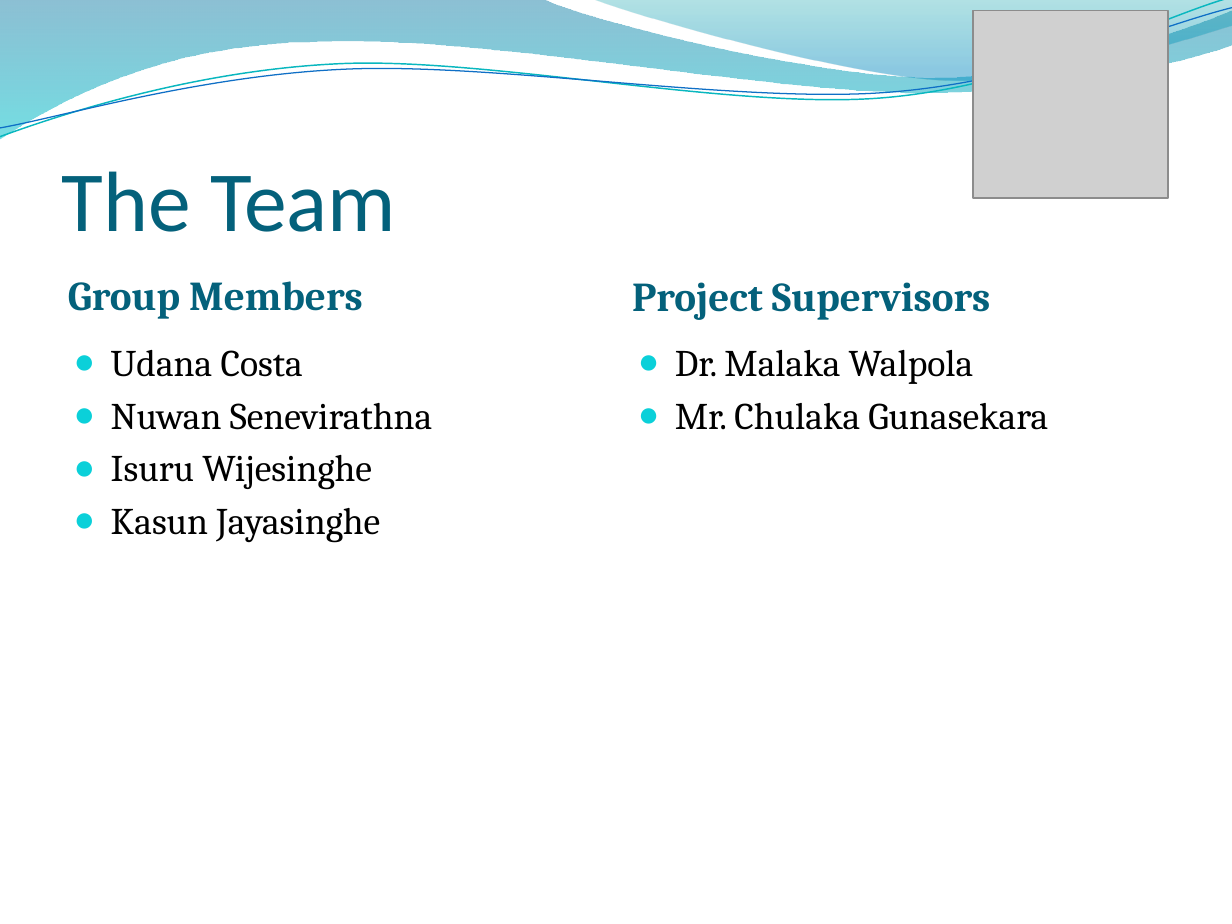
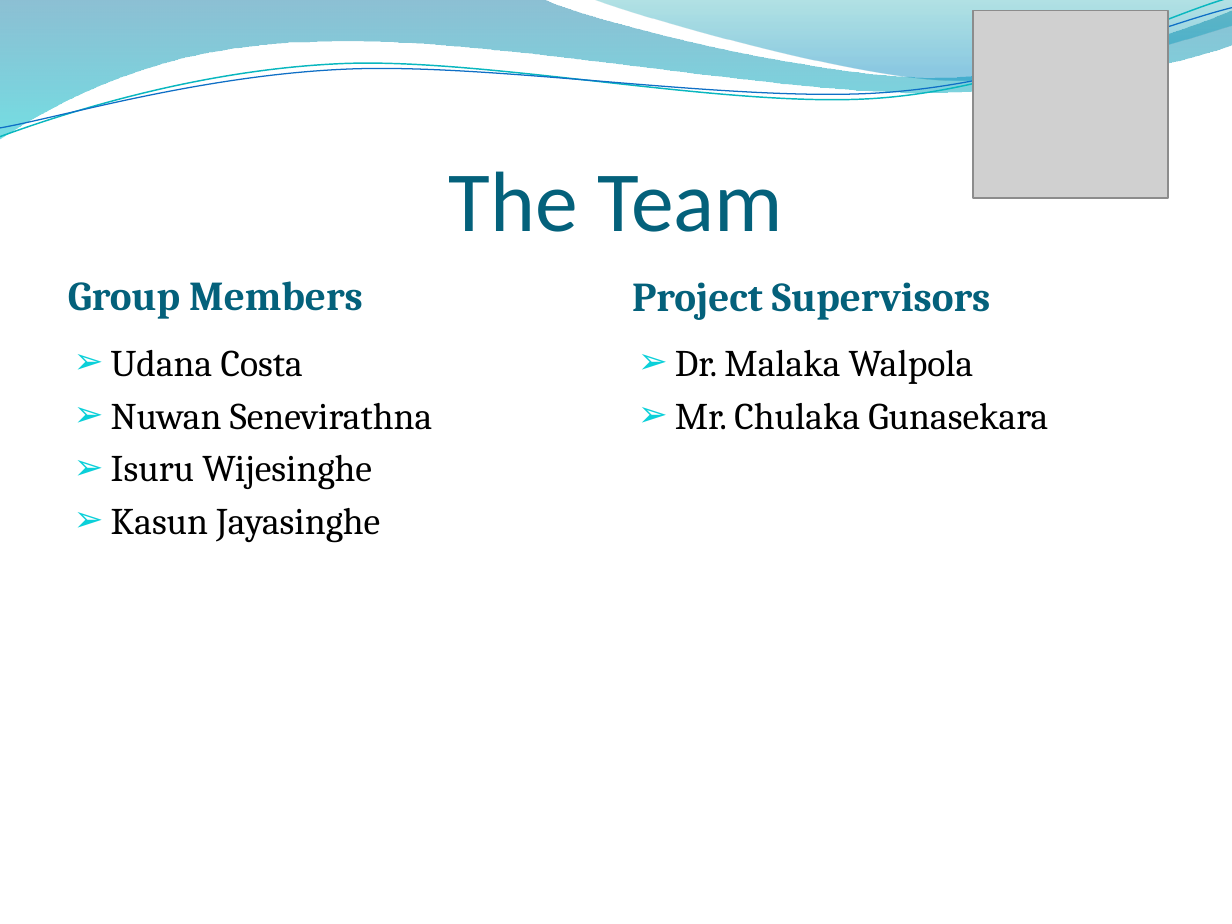
Before and after one commit to RizwanSaeedi/project-plagiabust, a slide deck: slide 2 of project docs/Final Presentation.pptx. Drawn at 1232x924 pixels with LibreOffice and Linux fonts; fonts in the diff are those of the drawing; grey boxes stand for pictures; background and template pictures are left out. Boxes give left, top, right and bottom in pixels: in the first picture for what was removed or moved away, otherwise in the second. Text is boxed around its words. In the diff, an @@ line names an element or a change of style, - is before the commit and + after.

```diff
--- a/project docs/Final Presentation.pptx
+++ b/project docs/Final Presentation.pptx
@@ title "The Team" at bbox=[449, 171, 783, 232]: alignment left to centre @@
@@ text "Udana Costa" at bbox=[111, 350, 432, 543]: bullet ● to ➢ @@
@@ text "Dr. Malaka Walpola" at bbox=[675, 350, 1048, 430]: bullet ● to ➢ @@
```
Also in this commit, not shown: 17 other slides changed, 8 slides added, 1 slide removed.
